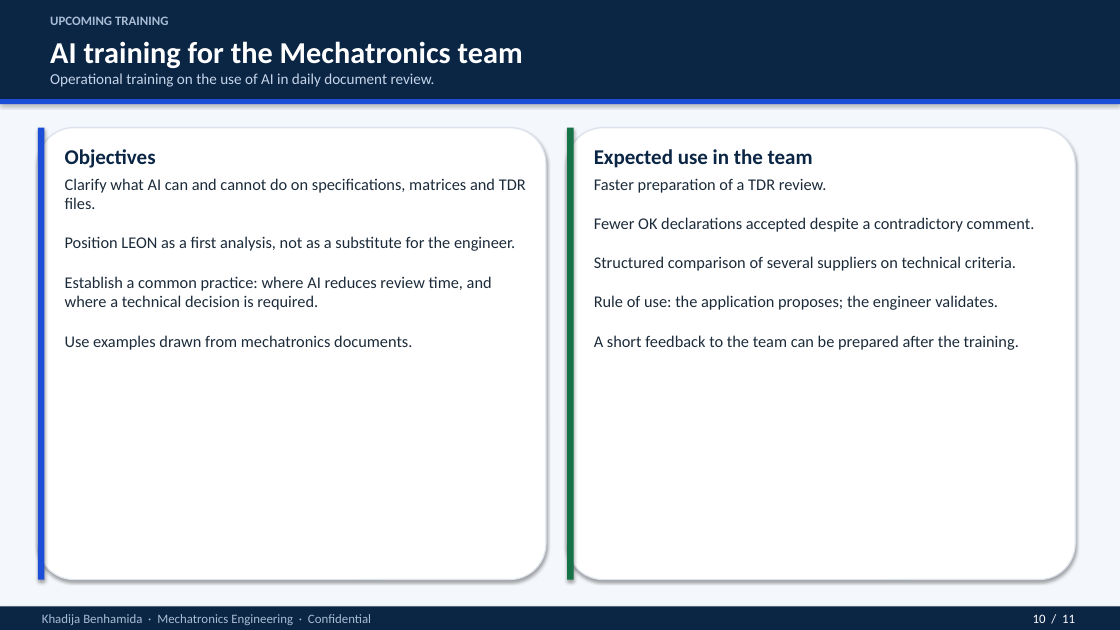
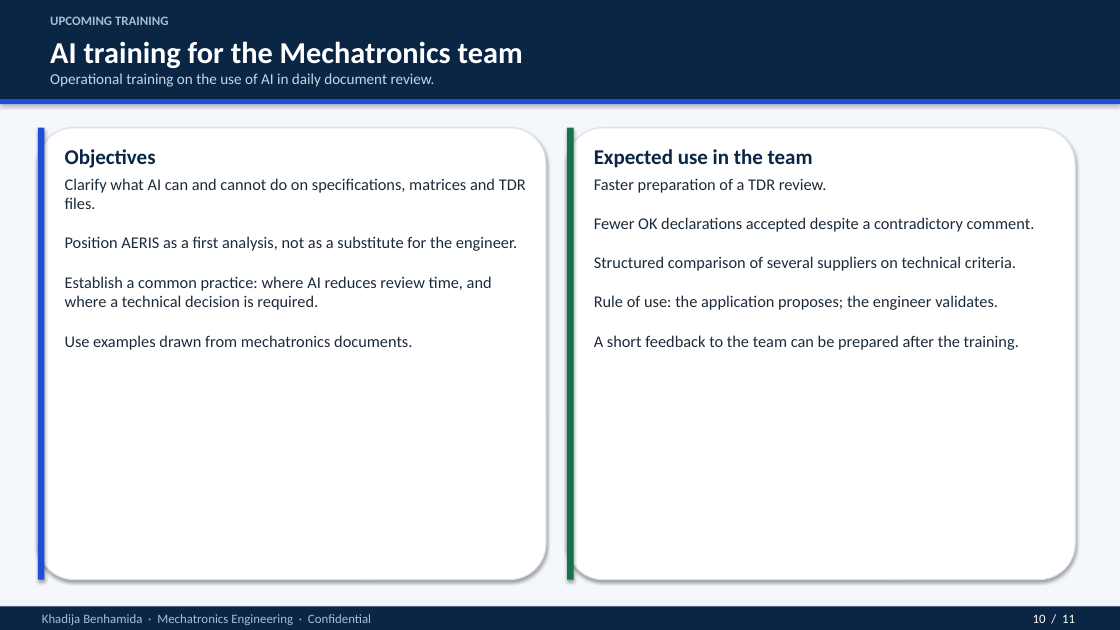
Before and after one commit to Rihabbbbbbbbb/leon_spec, a slide deck: slide 10 of docs/LEON_intro_for_non_specialists.pptx. Drawn at 1120x630 pixels with LibreOffice and Linux fonts; fonts in the diff are those of the drawing. Boxes give left, top, right and bottom in pixels: in the first picture for what was removed or moved away, otherwise in the second. Text is boxed around its words. In the diff, an @@ line names an element or a change of style, - is before the commit and + after.

```diff
--- a/docs/LEON_intro_for_non_specialists.pptx
+++ b/docs/LEON_intro_for_non_specialists.pptx
@@ text at (65,178,526,350): text changed @@
-Clarify what AI can and cannot do on specifications, matrices and TDR files.
-Position LEON as a first analysis, not as a substitute for the engineer.
-Establish a common practice: where AI reduces review time, and where a technical decision is required.
-Use examples drawn from mechatronics documents.
+Clarify what AI can and cannot do on specifications, matrices and TDR files.
+Position AERIS as a first analysis, not as a substitute for the engineer.
+Establish a common practice: where AI reduces review time, and where a technical decision is required.
+Use examples drawn from mechatronics documents.
```
Also in this commit, not shown: 8 other slides changed, 1 other file.
